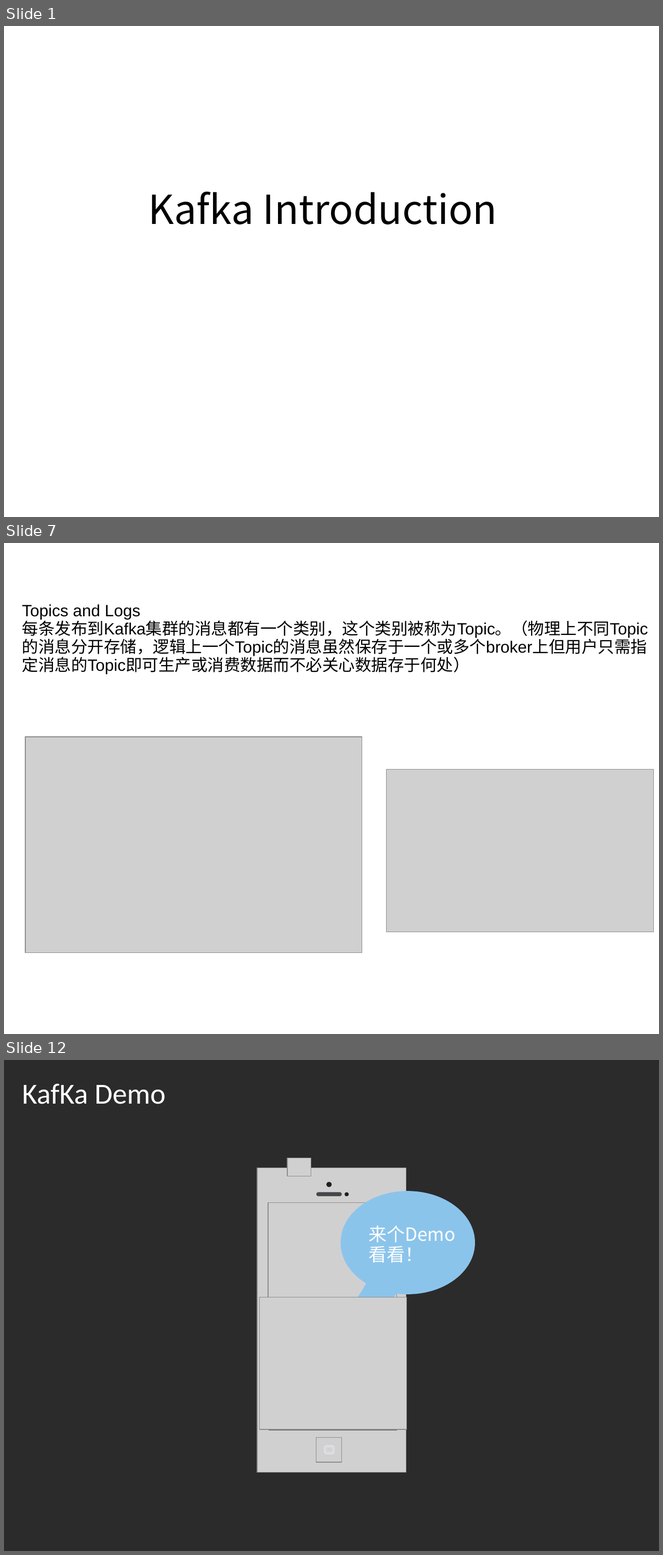
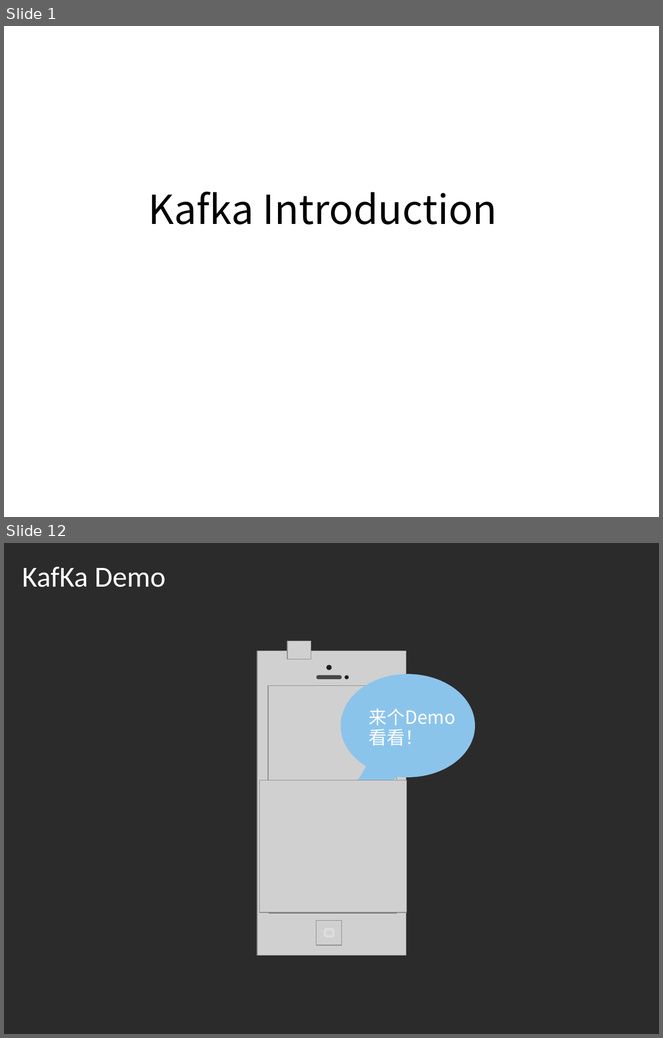
Before and after one commit to kurtishu/KurtisHu.github.io, a slide deck: remote/Kafka Introduction.ppt. Shown one above the other, each under a label of ours: slides 1, 7 and 12 before the commit, slides 1 and 12 after it; the slides between them are not shown. The pictures are 663x1555 and 663x1038 pixels, drawn with LibreOffice and Linux fonts; fonts in the diff are those of the drawing; grey boxes stand for pictures; background and template pictures are left out; a plain dark background stands for a picture behind light text. Boxes give left, top, right and bottom in pixels: in the first picture for what was removed or moved away, otherwise in the second. Text is boxed around its words. In the diff, an @@ line names an element or a change of style, - is before the commit and + after.

```diff
--- a/remote/Kafka Introduction.ppt
+++ b/remote/Kafka Introduction.ppt
@@ slide 7 removed at bbox=[4, 543, 659, 1034], background picture (left out) @@
@@ title removed at bbox=[16, 550, 402, 589] @@
-Kafka相关术语介绍
@@ text removed at bbox=[22, 604, 648, 657] @@
-Topics and Logs
-每条发布到Kafka集群的消息都有一个类别，这个类别被称为Topic。（物理上不同Topic的消息分开存储，逻辑上一个Topic的消息虽然保存于一个或多个broker上但用户只需指定消息的Topic即可生产或消费数据而不必关心数据存于何处）
@@ text removed at bbox=[39, 624, 112, 647] @@
-直播原理
@@ picture removed at bbox=[25, 737, 362, 953] @@
@@ picture removed at bbox=[387, 769, 654, 932] @@
```
Also in this commit, not shown: 5 slides changed, 6 slides added, 4 other slides removed.
